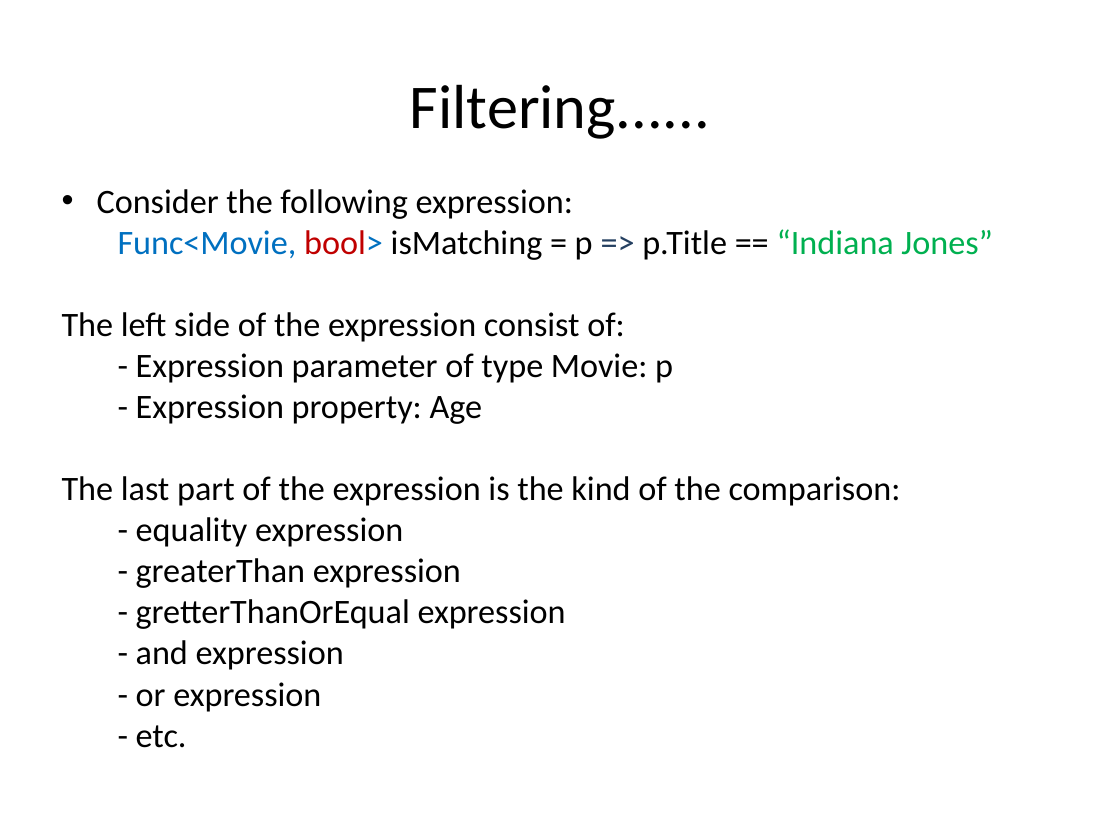
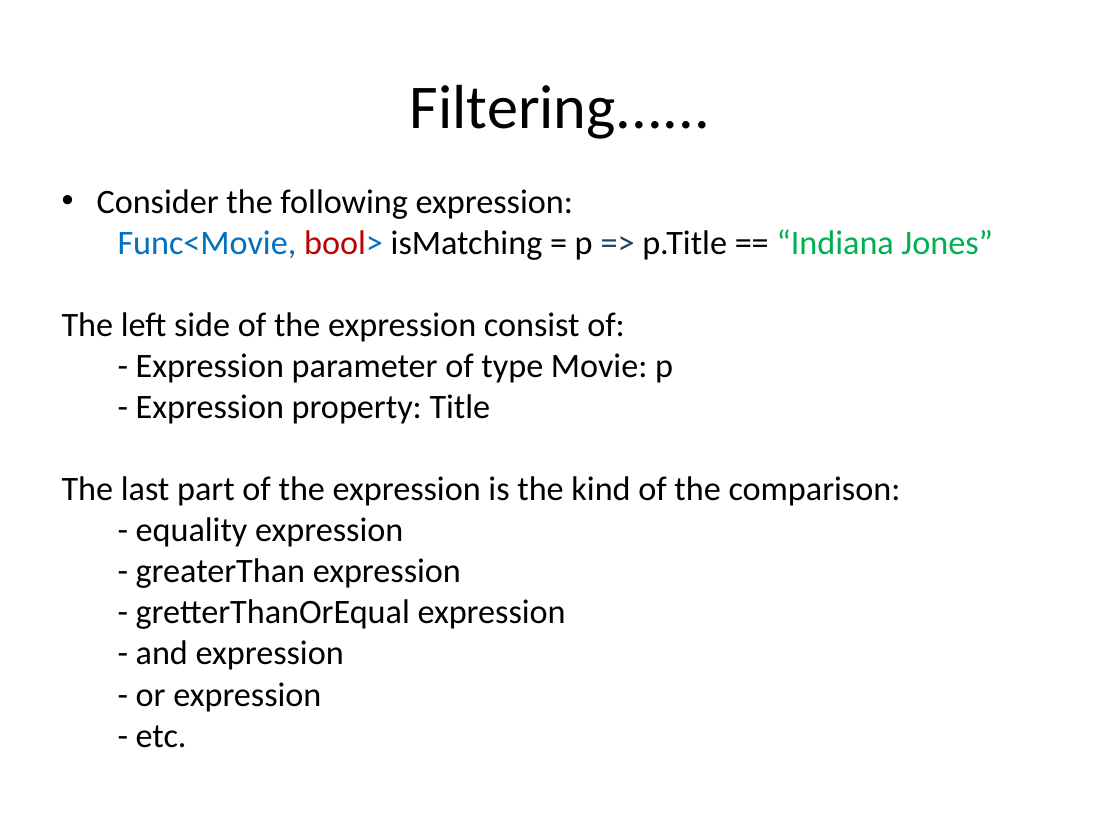
Before and after one commit to hogeschool/Development--Web, a slide deck: slide 45 of Lesson3/lesson3.pptx. Drawn at 1120x840 pixels with LibreOffice and Linux fonts; fonts in the diff are those of the drawing. Boxes give left, top, right and bottom in pixels: in the first picture for what was removed or moved away, otherwise in the second. Text is boxed around its words. In the diff, an @@ line names an element or a change of style, - is before the commit and + after.

```diff
--- a/Lesson3/lesson3.pptx
+++ b/Lesson3/lesson3.pptx
@@ text at (x1=136, y1=394, x2=491, y2=424): text changed @@
-    - Expression property: Age
+    - Expression property: Title
```
Also in this commit, not shown: 2 other slides changed.
